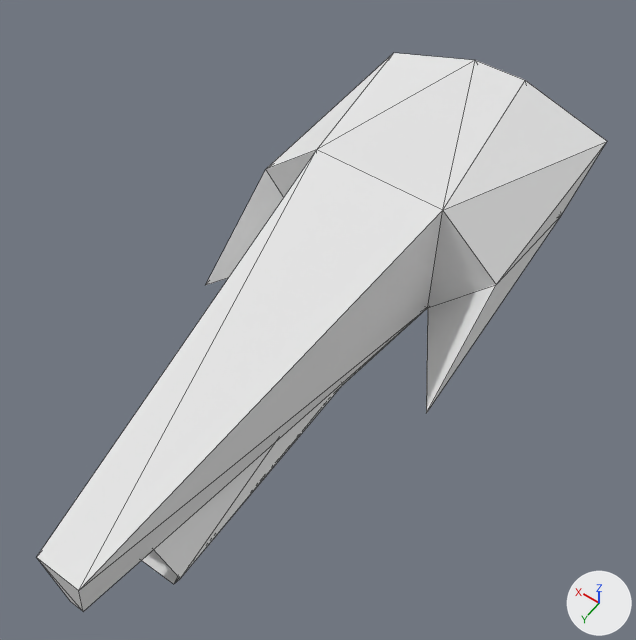
Two versions of the OBJ model Resources/Models/newship.obj, one commit apart.
The view is the same before and after, from a 50 mm camera at (-1.85, 2.73, 3.9) aimed at (-0.03, 0.19, -0.08). The axes (+X, +Y, +Z) are drawn at lower right. The lights are the same throughout. Mesh edges are drawn as thin lines. Where no turn or scale is listed for an object, it has been applied to the vertices.

Names of what the first picture shows: 'Cube_Cube.001'.
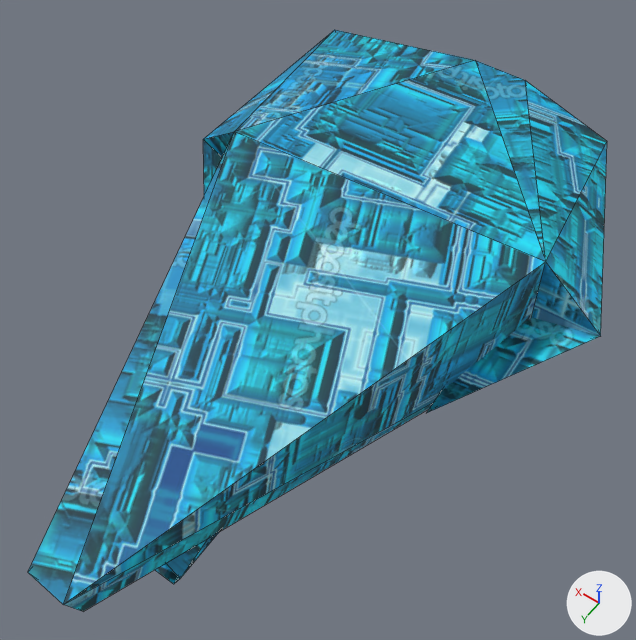
Changed parts and their boxes [x1, y1, x2, y2] in the pictures (636 x 640 px; the box of a moved part takes in the faces that stretch with it):
'Cube_Cube.001', reshaped
    before: [37, 53, 607, 611]
    after: [28, 30, 607, 611]
part 1 of me_cube_cube_001, moved or reshaped
    before: [37, 53, 607, 611]
    after: [28, 30, 607, 611]
part 2 of me_cube_cube_001, recoloured (grey to cyan)
    before: [142, 384, 342, 584]
    after: [155, 532, 219, 584]

Patch to the scene script:
```diff
--- a/Resources/Models/newship.obj.py
+++ b/Resources/Models/newship.obj.py
@@ img_spaceshiptexture_bmp @@
+img_spaceshiptexture_bmp = load_image('SpaceShipTexture.bmp', '../Textures/SpaceShipTexture.bmp', 1024, 1024, 'sRGB')
@@ mat_none_001 @@
+mat_none_001 = principled_material('None.001')
+mat_none_001.texture = img_spaceshiptexture_bmp
+mat_none_001.roughness = 0.69
@@ me_cube_cube_001 @@
 # used by ob_cube_cube_001; location = (0.0, 0.0, 0.0)
-me_cube_cube_001.from_pydata(...)  # 30 vertices, 48 faces, 1 loose edge; spans x -0.81..0.81, y -1.9..2.15, z -0.66..0.52
-me_cube_cube_001.vertices[3].co = (-0.42, -0.43, -0.32)  # pixel (427, 307)
-me_cube_cube_001.vertices[4].co = (-0.13, 2.15, 0.09)  # pixel (78, 590)
-me_cube_cube_001.vertices[5].co = (0.13, 2.15, 0.09)  # pixel (36, 557)
-me_cube_cube_001.vertices[6].co = (-0.42, -0.43, 0.52)  # pixel (442, 210)
-me_cube_cube_001.vertices[10].co = (0.42, -0.43, 0.52)  # pixel (316, 149)
-me_cube_cube_001.vertices[13].co = (-0.81, -0.43, 0.16)  # pixel (496, 284)
-me_cube_cube_001.vertices[16].co = (0.81, -0.43, 0.16)  # pixel (265, 169)
-me_cube_cube_001.vertices[17].co = (0.81, -1.9, 0.16)  # pixel (393, 52)
+me_cube_cube_001.from_pydata(...)  # 30 vertices, 48 faces, 1 loose edge; spans x -1.41..1.31, y -1.9..2.23, z -0.66..0.43
+# me_cube_cube_001 part 1
+me_cube_cube_001.vertices[3].co = (-1.02, -0.57, -0.49)
+me_cube_cube_001.vertices[4].co = (-0.09, 2.23, 0.01)  # pixel (63, 604)
+me_cube_cube_001.vertices[5].co = (0.15, 2.21, 0.01)  # pixel (27, 572)
+me_cube_cube_001.vertices[6].co = (-1.0, -0.56, 0.36)  # pixel (545, 261)
+me_cube_cube_001.vertices[10].co = (0.97, -0.35, 0.43)  # pixel (234, 131)
+me_cube_cube_001.vertices[13].co = (-1.41, -0.57, 0.0)  # pixel (600, 336)
+me_cube_cube_001.vertices[16].co = (1.31, -0.43, 0.15)  # pixel (203, 139)
+me_cube_cube_001.vertices[17].co = (1.31, -1.9, 0.15)  # pixel (334, 29)
+# me_cube_cube_001 part 2: 48 faces spanning x -1.41..1.31, y -1.9..2.23, z -0.66..0.43 switch from mat_none (white #e7e7e7) to mat_none_001 (picture img_spaceshiptexture_bmp)
```
